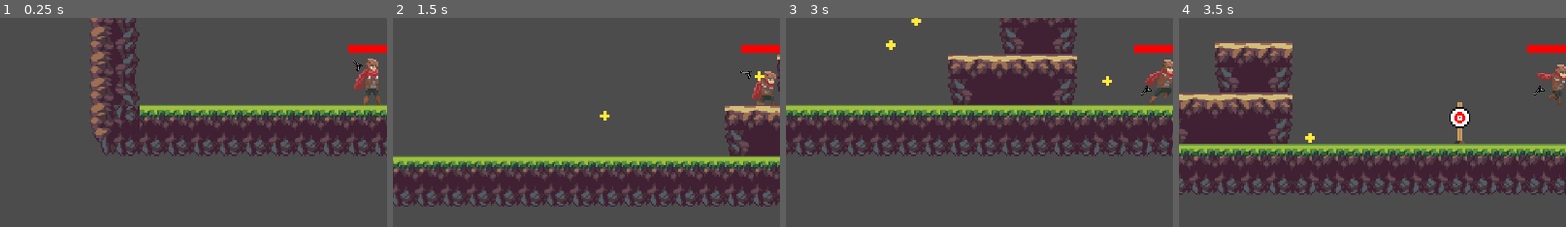
Above: before the commit, frames 1-4 (left to right).
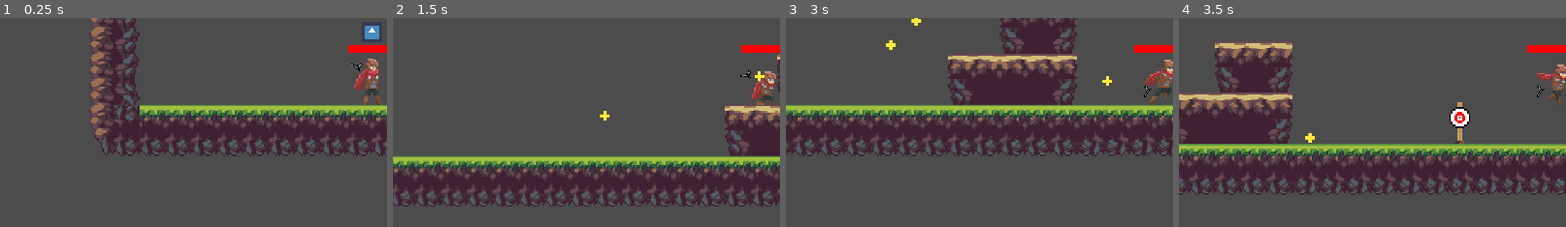
Above: after the commit, the same moments.

Repository: Nicccccc/godotShooterPlatformer
Game: Godot game, scene res://Scenes/TileMap.tscn
The game is run twice, just before and just after one commit, with the same random seed, the same clock (stepped at 60 frames per second) and the same inputs. The engine's default icon, where the game draws it, is replaced by a stand-in: a white triangle on a blue panel in a dark square.
Inputs (mouse positions are % of the whole screen's width and height, from its top left):
- Up to frame 1 (0.25 s): no input
- Up to frame 2 (1.5 s): tap Enter at 0.5 s; move the mouse to (72, 43) at 0.52 s; hold Right (ui_right) from 0.53 s (still down); click (72, 43) at 0.6 s; tap Space (jump) at 0.77 s; move the mouse to (30, 53) at 1.27 s; click (30, 53) at 1.35 s
- Up to frame 3 (3 s): tap Space (jump) at 1.52 s; move the mouse to (60, 25) at 2.02 s; release Right (ui_right) at 2.03 s; hold Left (ui_left) 2.03-2.78 s; click (60, 25) at 2.1 s; move the mouse to (45, 69) at 2.77 s; hold Right (ui_right) from 2.78 s (still down); click (45, 69) at 2.85 s
- Up to frame 4 (3.5 s): keep holding Right (ui_right); tap Space (jump) at 3.02 s
The pictures show only the part of the screen within x 2-52%, y 42-92%; the shares and areas given below are measured in that part.

The runs differ from the first frame. In frame 1, 0.3% of the frame differs, in the area x 90-98%, y 3-26%; in frame 2, less than 0.1%; in frame 3, less than 0.1%; in frame 4, less than 0.1%.

Commit message:
added in rudimentary ammo counter, currently shows above players head

Diff:
--- a/ProjectFiles/Scenes/Player.tscn
+++ b/ProjectFiles/Scenes/Player.tscn
@@ -6,6 +6,7 @@
 [ext_resource path="res://Sprites/redRect.jpg" type="Texture" id=4]
 [ext_resource path="res://Scripts/armsFollow.gd" type="Script" id=5]
 [ext_resource path="res://Sprites/pistol.png" type="Texture" id=6]
+[ext_resource path="res://Scenes/basicAmmoCounter.tscn" type="PackedScene" id=7]
 
 [sub_resource type="Animation" id=1]
 resource_name = "playerDeath"
@@ -304,9 +305,18 @@
 [node name="armsFollow" type="Node2D" parent="."]
 script = ExtResource( 5 )
 
-[node name="Sprite" type="Sprite" parent="armsFollow"]
+[node name="gunSprite" type="Sprite" parent="armsFollow"]
 position = Vector2( 11.6337, 0.769188 )
 scale = Vector2( 0.38, 0.38 )
 texture = ExtResource( 6 )
+
+[node name="basicAmmoCounter" parent="." instance=ExtResource( 7 )]
+scale = Vector2( 0.2, 0.2 )
+offset = Vector2( 0, -140 )
+
+[node name="Camera2D" type="Camera2D" parent="."]
+offset = Vector2( 0, -20 )
+current = true
+zoom = Vector2( 0.5, 0.5 )
 [connection signal="animation_finished" from="AnimationPlayer" to="." method="_on_AnimationPlayer_animation_finished"]
 [connection signal="body_entered" from="playerHitbox" to="playerHitbox" method="_on_playerHitbox_body_entered"]
--- a/ProjectFiles/Scenes/TileMap.tscn
+++ b/ProjectFiles/Scenes/TileMap.tscn
@@ -11,6 +11,7 @@
 [node name="Player" parent="." instance=ExtResource( 1 )]
 
 [node name="Camera2D" type="Camera2D" parent="Player"]
+visible = false
 offset = Vector2( 0, -20 )
 current = true
 zoom = Vector2( 0.5, 0.5 )
--- /dev/null
+++ b/ProjectFiles/Scenes/basicAmmoCounter.tscn
@@ -0,0 +1,9 @@
+[gd_scene load_steps=3 format=2]
+
+[ext_resource path="res://icon.png" type="Texture" id=1]
+[ext_resource path="res://Scripts/basicAmmoCounter.gd" type="Script" id=2]
+
+[node name="basicAmmoCounter" type="Sprite"]
+scale = Vector2( 0.5, 0.5 )
+texture = ExtResource( 1 )
+script = ExtResource( 2 )
--- a/ProjectFiles/Scripts/armsFollow.gd
+++ b/ProjectFiles/Scripts/armsFollow.gd
@@ -14,7 +14,7 @@
 	Mouse_Position = get_local_mouse_position()
 	Real_Mouse_Position = global_position.angle_to_point(get_global_mouse_position())
 	rotation += Mouse_Position.angle()
-	if(Real_Mouse_Position < PI/2 && Real_Mouse_Position > -PI/2):
-		$Sprite.flip_v = true
-	else:
-		$Sprite.flip_v = false
+#	if(Real_Mouse_Position < PI/2 && Real_Mouse_Position > -PI/2):
+#		$Sprite.flip_v = true
+#	else:
+#		$Sprite.flip_v = false
--- /dev/null
+++ b/ProjectFiles/Scripts/basicAmmoCounter.gd
@@ -0,0 +1,9 @@
+extends Node2D
+
+onready var player := get_parent()
+
+func _ready():
+	pass
+
+func _physics_process(delta):
+	pass
--- a/ProjectFiles/Scripts/mainGame.gd
+++ b/ProjectFiles/Scripts/mainGame.gd
@@ -14,9 +14,11 @@
 #stores the hitBox direction so it can be flipped when player changes direction
 var hitBoxFacesRight = true
 var dead := false
+var ammoCounter
 
 func _ready():
 	$AnimationPlayer.play("playerIdle")
+	ammoCounter = get_node("basicAmmoCounter")
 
 func playerTakeDamage(damage : int):
 	if(!dead):
@@ -82,6 +84,7 @@
 		var shot = load("res://Scenes/basicBullet.tscn").instance()
 		shot.position = get_global_position()
 		get_parent().add_child(shot)
+		ammoCounter.hide()
 
 	#movement calculations
 	# -y is up, +y is down
Not shown: 1 places in ProjectFiles/Scenes/Player.tscn that only renumber resources
